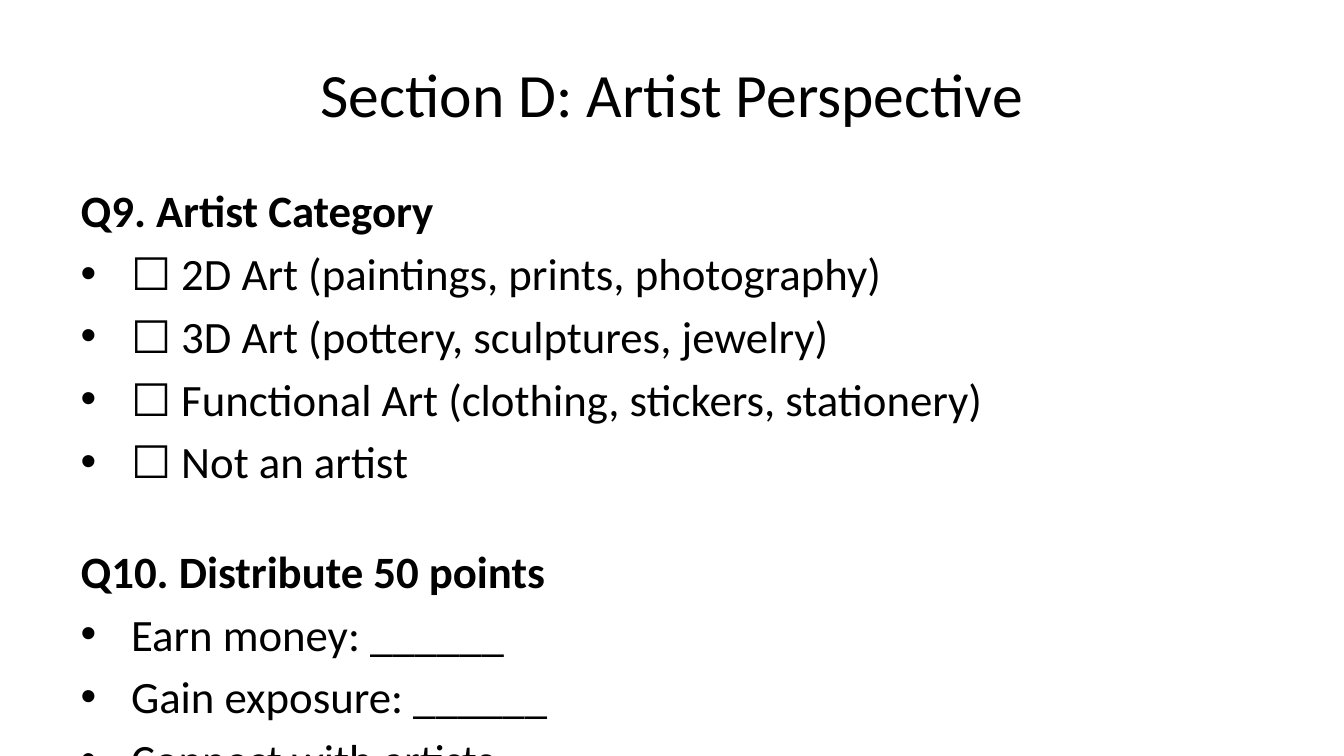
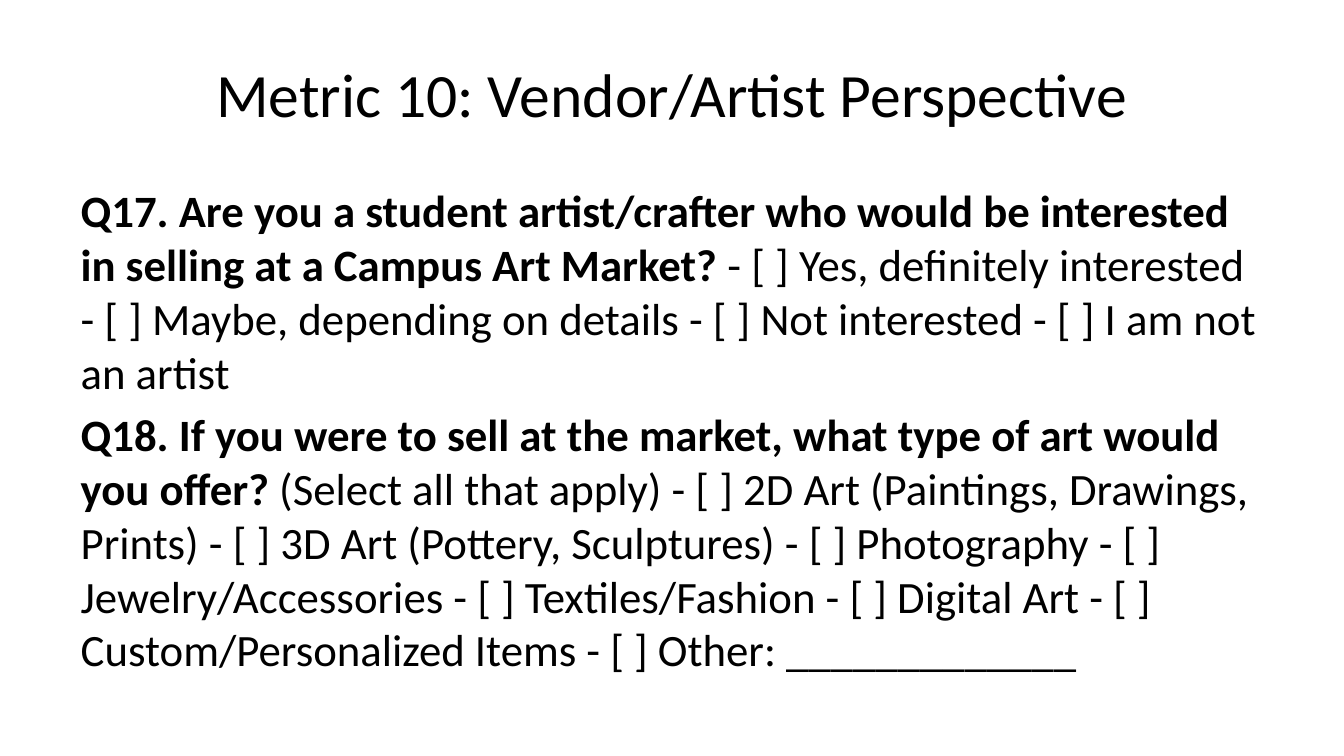
Before and after one commit to Faisal-imtiyaz123/marketing_research, a slide deck: slide 13 of presentation.pptx (slide 17 before the commit). Drawn at 1344x756 pixels with LibreOffice and Linux fonts; fonts in the diff are those of the drawing. Boxes give left, top, right and bottom in pixels: in the first picture for what was removed or moved away, otherwise in the second. Text is boxed around its words. In the diff, an @@ line names an element or a change of style, - is before the commit and + after.

```diff
--- a/presentation.pptx
+++ b/presentation.pptx
@@ title at <box>216,74,1127,127</box>: text changed @@
-Section D: Artist Perspective
+Metric 10: Vendor/Artist Perspective
@@ text at <box>81,195,1255,668</box>: text changed @@
-Q9. Artist Category
-• ☐ 2D Art (paintings, prints, photography)
-• ☐ 3D Art (pottery, sculptures, jewelry)
-• ☐ Functional Art (clothing, stickers, stationery)
-• ☐ Not an artist
-Q10. Distribute 50 points
-• Earn money: ______
-• Gain exposure: ______
-• Connect with artists: ______
-• TOTAL: 50
+Q17. Are you a student artist/crafter who would be interested in selling at a Campus Art Market? - [ ] Yes, definitely interested - [ ] Maybe, depending on details - [ ] Not interested - [ ] I am not an artist
+Q18. If you were to sell at the market, what type of art would you offer? (Select all that apply) - [ ] 2D Art (Paintings, Drawings, Prints) - [ ] 3D Art (Pottery, Sculptures) - [ ] Photography - [ ] Jewelry/Accessories - [ ] Textiles/Fashion - [ ] Digital Art - [ ] Custom/Personalized Items - [ ] Other: _____________
```
Also in this commit, not shown: 6 other slides changed, 21 slides added, 14 slides removed, 4 other files.
